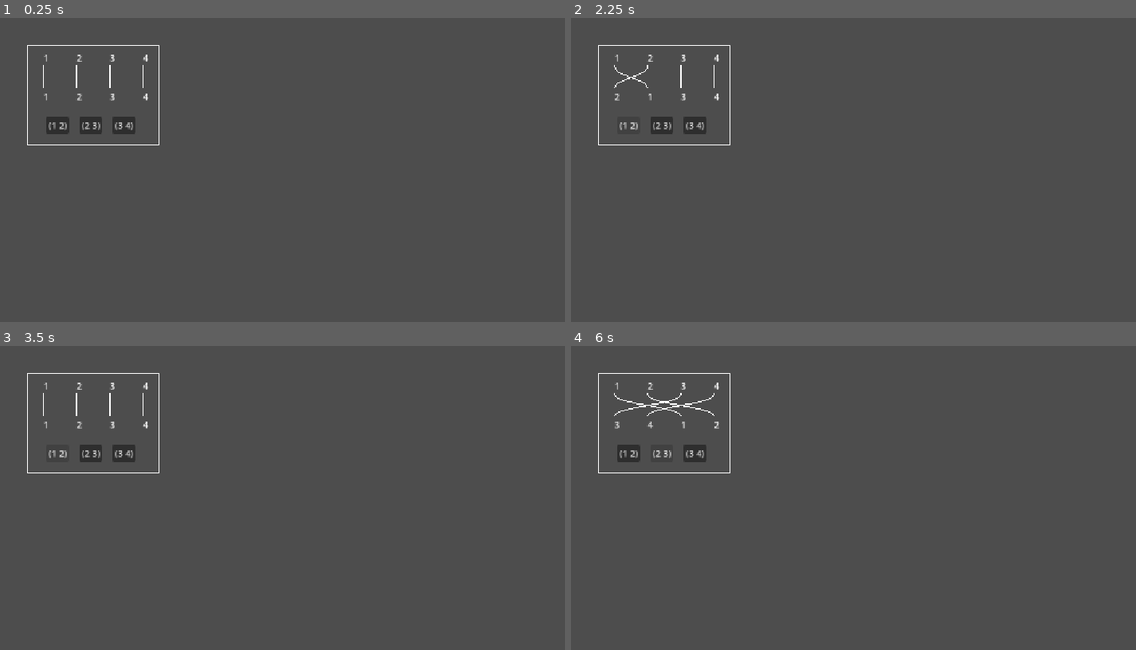
Above: before the commit, frames 1-4 (two rows, left to right).
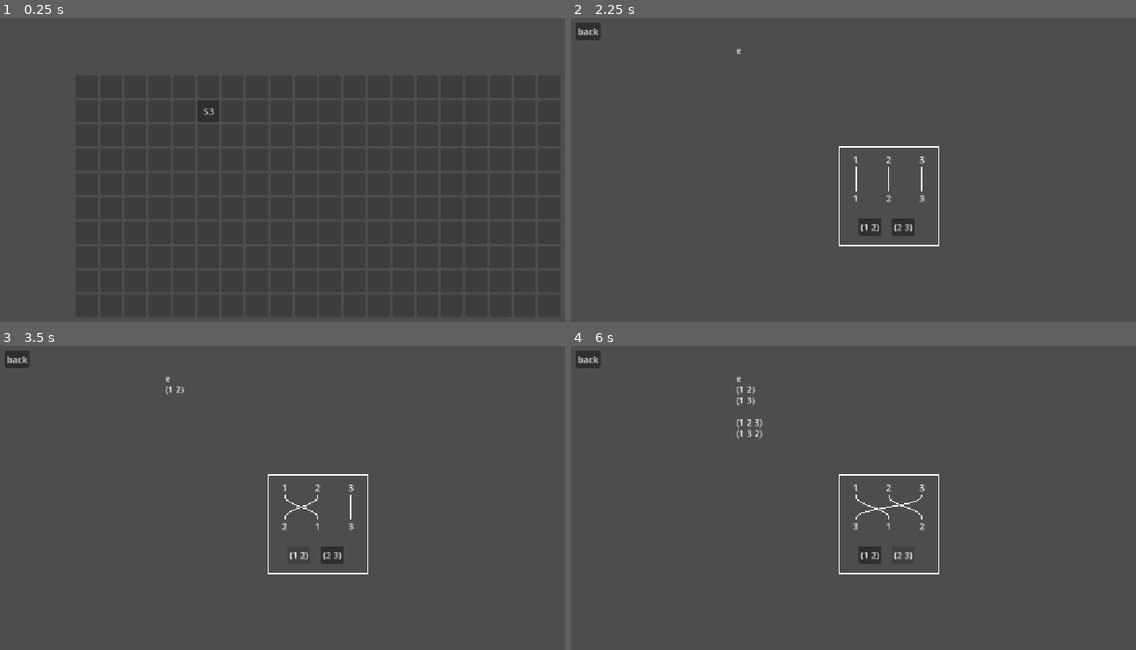
Above: after the commit, the same moments.

Repository: BenjaminGustafson/abstract-algebra-game
Game: Godot game, scene res://main.tscn
Same seed, same stepped clock (60 frames per second), same inputs: the game is played once before the commit and once after it.
Inputs (mouse positions are in pixels of both pictures, inside the frame that each line leads up to):
- Up to frame 1 (0.25 s): no input
- Up to frame 2 (2.25 s): click (780, 112) at 0.5 s, where only the run after the commit has a clickable "S3"; click (587, 30) at 1.25 s, where only the run after the commit has a clickable "back"; click "(1 2)" (after the commit: "S3") at 2 s
- Up to frame 3 (3.5 s): click "(1 2)" at 2.75 s
- Up to frame 4 (6 s): click "(2 3)" at 3.5 s; click (695, 452) at 4.25 s, where only the run before the commit has a clickable "(3 4)"; click "(1 2)" at 5 s; click "(2 3)" at 5.75 s

The runs differ from the first frame. In frame 1, 1.0% of the frame differs, in the area x 4-39%, y 8-42%; in frame 2, 1.9%; in frame 3, 1.8%; in frame 4, 2.1%, in the area x 0-66%, y 1-76%.

Commit message:
add map menu

Diff:
--- /dev/null
+++ b/group-theory-godot/element_list.gd
@@ -0,0 +1,23 @@
+class_name ElementList
+extends Node2D
+
+var group: Group
+var elements: Array  # canonical order, supplied by the caller
+var found := {}      # slot index -> true once discovered
+
+func _init(g: Group, elems: Array) -> void:
+	group = g
+	elements = elems
+	g.state_changed.connect(_on_state_changed)
+	_on_state_changed(g.current)
+
+func _on_state_changed(e) -> void:
+	for i in elements.size():
+		if group.same(elements[i], e):
+			found[i] = true
+	queue_redraw()
+
+func _draw() -> void:
+	for i in elements.size():
+		if found.has(i):
+			draw_string(ThemeDB.fallback_font, Vector2(0, 20 * i + 16), group.label(elements[i]))
--- a/group-theory-godot/group.gd
+++ b/group-theory-godot/group.gd
@@ -13,3 +13,6 @@
 	current = e
 	queue_redraw()
 	state_changed.emit(e)
+
+func same(a, b) -> bool: return a == b
+func label(e) -> String: return str(e)
--- a/group-theory-godot/main.gd
+++ b/group-theory-godot/main.gd
@@ -1,6 +1,21 @@
 extends Node2D
 
+var rooms := {Vector2i(6, 2): Room.new(SymmetricGroup.new(3))}
+var map := MapMenu.new()
+var current: Room
+
 func _ready():
-	var g := SymmetricGroup.new(4)
-	g.position = Vector2(50, 50)
-	add_child(g)
+	add_child(map)
+	map.position = (get_viewport_rect().size - map.get_combined_minimum_size()) / 2
+	map.room_chosen.connect(_open)
+	for r in rooms.values():
+		r.back_requested.connect(_back)
+
+func _open(c: Vector2i) -> void:
+	remove_child(map)
+	current = rooms[c]
+	add_child(current)
+
+func _back() -> void:
+	remove_child(current)
+	add_child(map)
--- /dev/null
+++ b/group-theory-godot/map_menu.gd
@@ -0,0 +1,18 @@
+class_name MapMenu
+extends GridContainer
+
+signal room_chosen(coord: Vector2i)
+
+var unlocked := {Vector2i(6, 2): "S3"}
+
+func _ready() -> void:
+	columns = 20
+	for row in range(1, 11):
+		for col in range(1, 21):
+			var c := Vector2i(col, row)
+			var b := Button.new()
+			b.custom_minimum_size = Vector2(40, 40)
+			b.disabled = not unlocked.has(c)
+			b.text = unlocked.get(c, "")
+			b.pressed.connect(func(): room_chosen.emit(c))
+			add_child(b)
--- a/group-theory-godot/permutation.gd
+++ b/group-theory-godot/permutation.gd
@@ -14,3 +14,18 @@
 
 func equals(other: Permutation) -> bool:
 	return row == other.row
+
+func cycle_label() -> String:
+	var seen := {}
+	var s := ""
+	for start in range(1, row.size() + 1):
+		if seen.has(start) or row[start - 1] == start:
+			continue
+		var parts := PackedStringArray()
+		var x := start
+		while not seen.has(x):
+			seen[x] = true
+			parts.append(str(x))
+			x = row[x - 1]
+		s += "(" + " ".join(parts) + ")"
+	return s if s != "" else "e"
--- a/group-theory-godot/project.godot
+++ b/group-theory-godot/project.godot
@@ -20,6 +20,10 @@
 window/stretch/mode="canvas_items"
 window/stretch/aspect="expand"
 
+[editor_plugins]
+
+enabled=PackedStringArray("res://addons/gut/plugin.cfg")
+
 [physics]
 
 3d/physics_engine="Jolt Physics"
--- /dev/null
+++ b/group-theory-godot/room.gd
@@ -0,0 +1,21 @@
+class_name Room
+extends Node2D
+
+signal back_requested
+
+var group: Group
+
+func _init(g) -> void:
+	group = g
+	add_child(g)
+	var l := ElementList.new(g, g.elements())
+	l.position = Vector2(300, 50)
+	add_child(l)
+	var b := Button.new()
+	b.text = "back"
+	b.position = Vector2(10, 10)
+	b.pressed.connect(back_requested.emit)
+	add_child(b)
+
+func _ready() -> void:
+	group.position = (get_viewport_rect().size - group.size) / 2
--- a/group-theory-godot/symmetric_group.gd
+++ b/group-theory-godot/symmetric_group.gd
@@ -22,8 +22,8 @@
 func _draw() -> void:
 	super._draw()
 	for i in n:
-		draw_string(ThemeDB.fallback_font, Vector2(_column_x(i), 30), str(i + 1))
-		draw_string(ThemeDB.fallback_font, Vector2(_column_x(i), 100), str(current.row[i]))
+		draw_string(ThemeDB.fallback_font, Vector2(_column_x(i)-5, 30), str(i + 1))
+		draw_string(ThemeDB.fallback_font, Vector2(_column_x(i)-5, 100), str(current.row[i]))
 	for i in n:
 		_draw_curve(_column_x(i), _column_x(current.row.find(i + 1)))
 
@@ -35,3 +35,25 @@
 	for k in 21:
 		pts.append(a.bezier_interpolate(Vector2(x0, 59), Vector2(x1, 59), d, k / 20.0))
 	draw_polyline(pts, Color.WHITE)
+
+func same(a, b) -> bool: return a.equals(b)
+func label(e) -> String: return e.cycle_label()
+
+static func _perms(items: Array) -> Array:
+	if items.size() <= 1: return [items]
+	var out := []
+	for i in items.size():
+		var rest := items.duplicate(); rest.remove_at(i)
+		for p in _perms(rest):
+			out.append([items[i]] + p)
+	return out
+
+func elements() -> Array:
+	var all := _perms(range(1, n + 1)).map(func(r): return Permutation.new(r))
+	all.sort_custom(func(a, b): return _key(a) < _key(b))
+	return all
+
+func _key(p: Permutation) -> Array:
+	var moved := 0
+	for i in n: moved += int(p.row[i] != i + 1)
+	return [moved, p.cycle_label().count("("), p.cycle_label()]
--- /dev/null
+++ b/group-theory-godot/test/test_permutation.gd
@@ -0,0 +1,14 @@
+extends GutTest
+
+func test_cycle_label() -> void:
+	var cases := [
+		[[1, 2, 3], "e"],
+		[[2, 1, 3], "(1 2)"],
+		[[3, 2, 1], "(1 3)"],
+		[[1, 3, 2], "(2 3)"],
+		[[2, 3, 1], "(1 2 3)"],
+		[[3, 1, 2], "(1 3 2)"],
+		[[2, 1, 4, 3], "(1 2)(3 4)"],
+	]
+	for c in cases:
+		assert_eq(Permutation.new(c[0]).cycle_label(), c[1], str(c[0]))
--- /dev/null
+++ b/group-theory-godot/test/test_symmetric_group.gd
@@ -0,0 +1,12 @@
+extends GutTest
+
+func test_same_and_label() -> void:
+	var g = autofree(SymmetricGroup.new(3))
+	assert_true(g.same(Permutation.new([2, 1, 3]), Permutation.new([2, 1, 3])))
+	assert_eq(g.label(Permutation.new([2, 1, 3])), "(1 2)")
+
+func test_elements() -> void:
+	var g3 = autofree(SymmetricGroup.new(3))
+	var labels = g3.elements().map(func(p): return p.cycle_label())
+	assert_eq(labels, ["e", "(1 2)", "(1 3)", "(2 3)", "(1 2 3)", "(1 3 2)"])
+	assert_eq(autofree(SymmetricGroup.new(4)).elements().size(), 24)
Not shown, added: group-theory-godot/addons/gut/GutScene.gd
Not shown, added: group-theory-godot/addons/gut/GutScene.gd.uid
Not shown, added: group-theory-godot/addons/gut/GutScene.tscn
Not shown, added: group-theory-godot/addons/gut/UserFileViewer.gd
Not shown, added: group-theory-godot/addons/gut/UserFileViewer.gd.uid
Not shown, added: group-theory-godot/addons/gut/UserFileViewer.tscn
Not shown, added: group-theory-godot/addons/gut/autofree.gd
Not shown, added: group-theory-godot/addons/gut/autofree.gd.uid
Not shown, added: group-theory-godot/addons/gut/awaiter.gd
Not shown, added: group-theory-godot/addons/gut/awaiter.gd.uid
Not shown, added: group-theory-godot/addons/gut/cli/change_project_warnings.gd
Not shown, added: group-theory-godot/addons/gut/cli/change_project_warnings.gd.uid
(and 253 more such lines)
